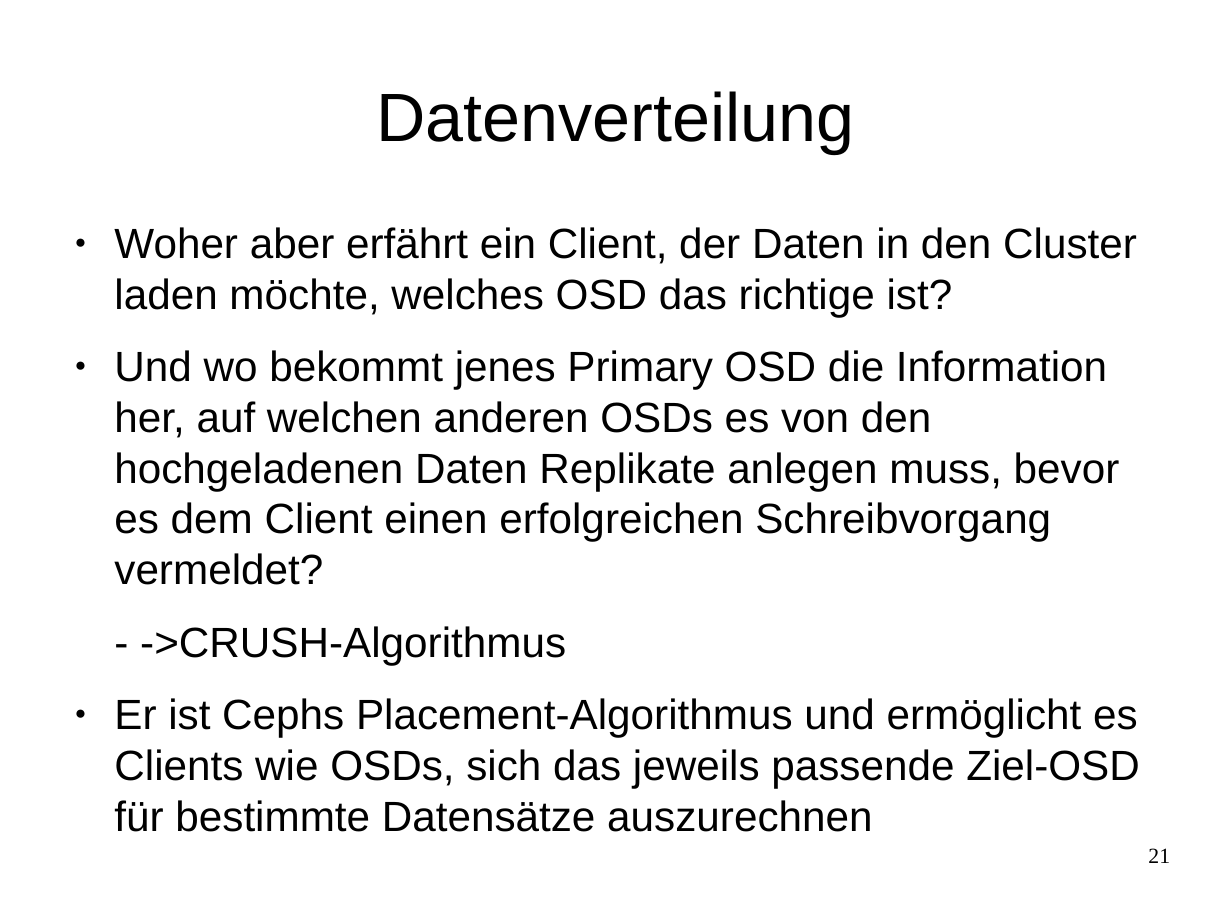
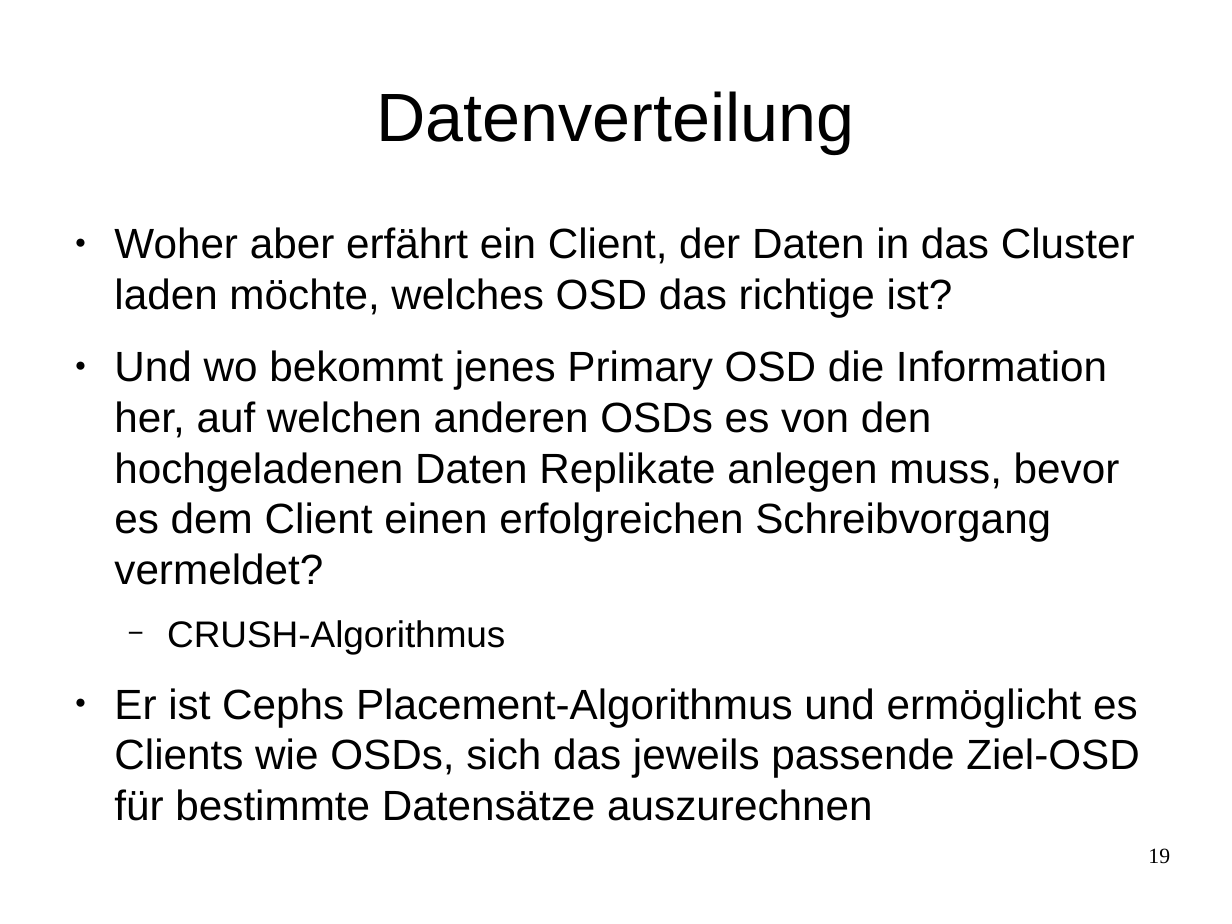
Before and after one commit to celentanos/inora, a slide deck: slide 19 of inora_vortrag_M.odp (slide 21 before the commit). Drawn at 1232x924 pixels with LibreOffice and Linux fonts; fonts in the diff are those of the drawing. Boxes give left, top, right and bottom in pixels: in the first picture for what was removed or moved away, otherwise in the second. Text is boxed around its words. In the diff, an @@ line names an element or a change of style, - is before the commit and + after.

```diff
--- a/inora_vortrag_M.odp
+++ b/inora_vortrag_M.odp
@@ text at bbox=[114, 227, 1135, 317]: text changed @@
-● Woher aber erfährt ein Client, der Daten in den Cluster laden möchte, welches OSD das richtige ist?
+● Woher aber erfährt ein Client, der Daten in das Cluster laden möchte, welches OSD das richtige ist?
@@ text at bbox=[167, 620, 505, 654]: text changed; size 27.2 to 23.8 pt @@
-- ->CRUSH-Algorithmus
+  − CRUSH-Algorithmus
@@ page number at bbox=[1148, 848, 1170, 864]: text changed @@
-21
+19
```
Also in this commit, not shown: 7 other slides changed, 6 slides added, 9 slides removed, 3 other files.
